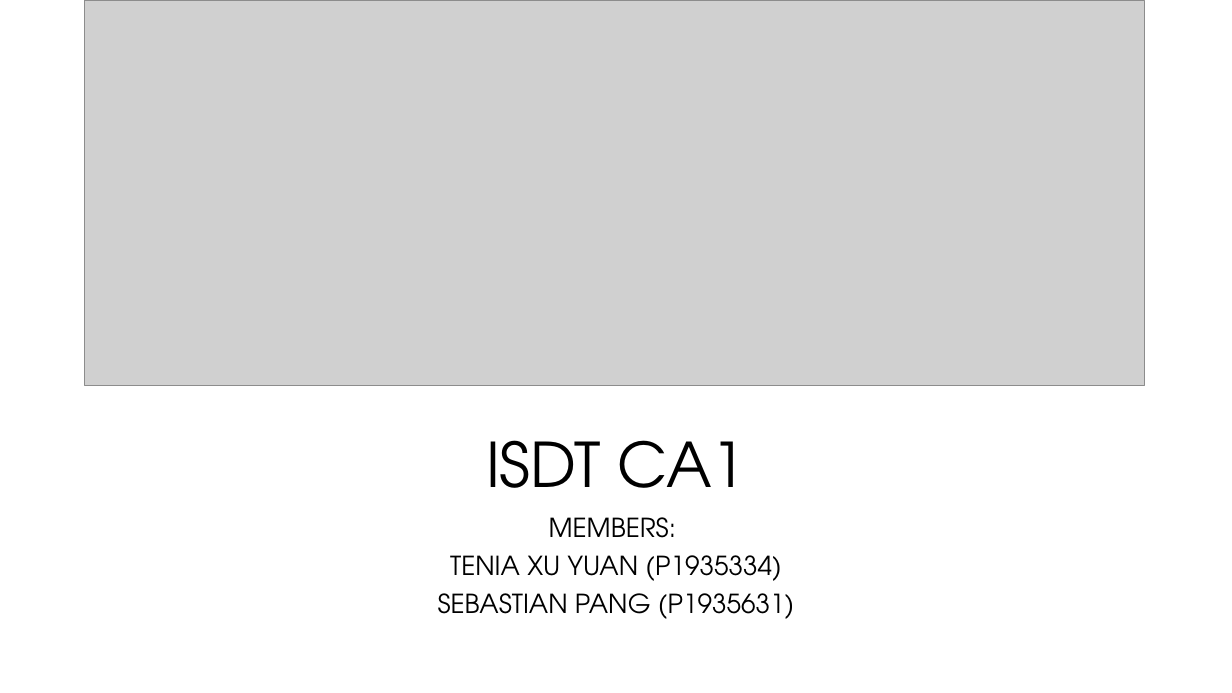
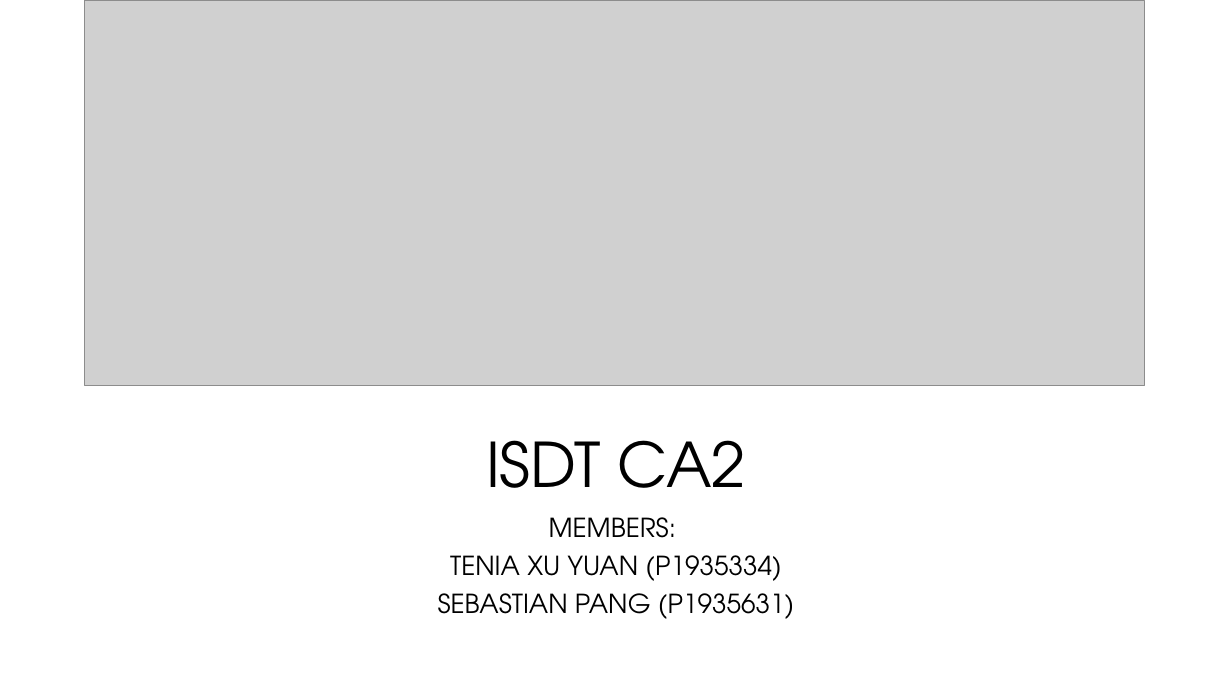
Before and after one commit to TeniaXu/ISDT-CA2, a slide deck: slide 1 of Slides/Map.pptx. Drawn at 1232x693 pixels with LibreOffice and Linux fonts; fonts in the diff are those of the drawing; grey boxes stand for pictures. Boxes give left, top, right and bottom in pixels: in the first picture for what was removed or moved away, otherwise in the second. Text is boxed around its words. In the diff, an @@ line names an element or a change of style, - is before the commit and + after.

```diff
--- a/Slides/Map.pptx
+++ b/Slides/Map.pptx
@@ title at <box>486,440,746,488</box>: text changed @@
-ISDT CA1
+ISDT CA2
```
Also in this commit, not shown: 1 other file.
